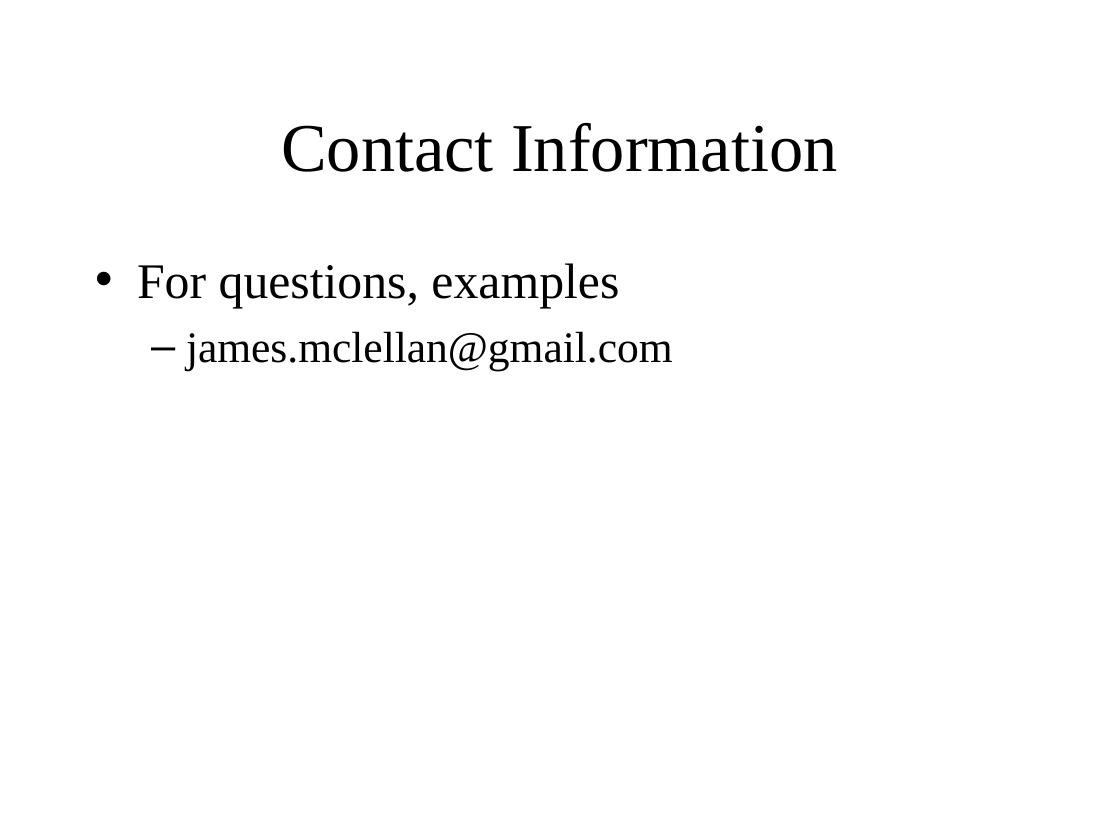
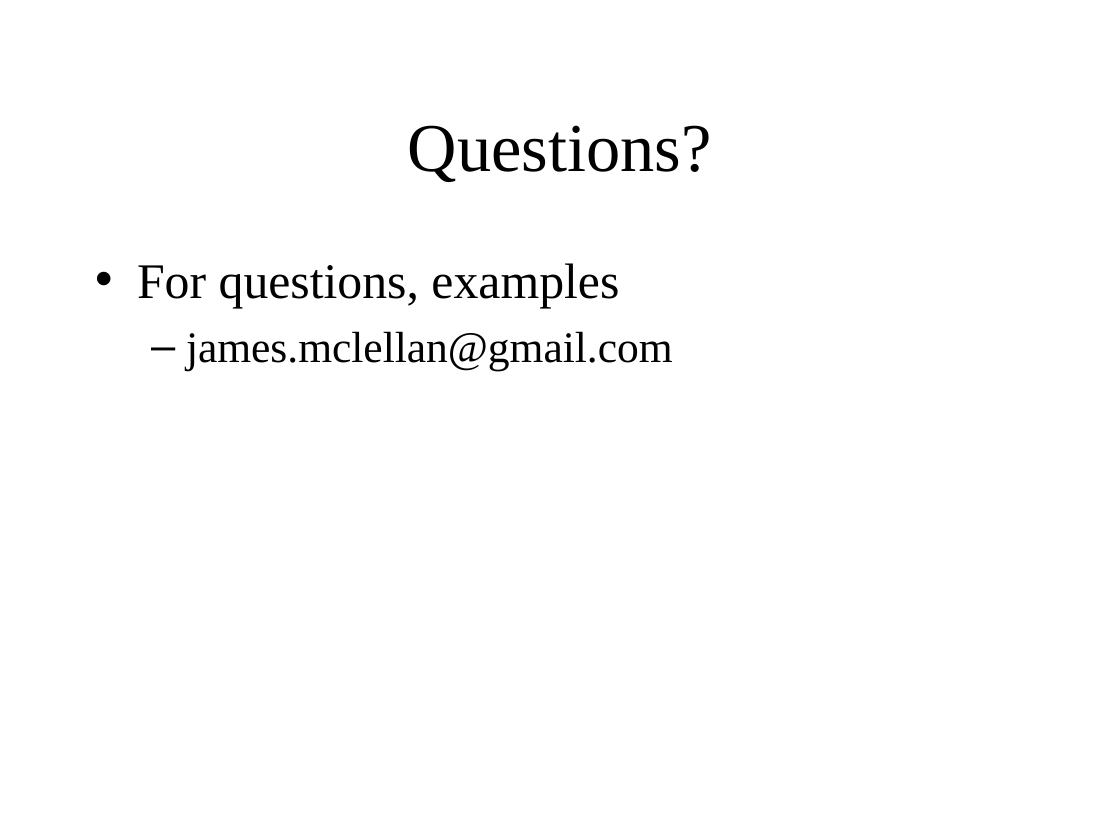
Before and after one commit to jamesmclellan/SimpleXNAGamePresentation, a slide deck: slide 30 of Presentation Slides/game-development-in-xna.ppt (slide 29 before the commit). Drawn at 1120x840 pixels with LibreOffice and Linux fonts; fonts in the diff are those of the drawing. Boxes give left, top, right and bottom in pixels: in the first picture for what was removed or moved away, otherwise in the second. Text is boxed around its words. In the diff, an @@ line names an element or a change of style, - is before the commit and + after.

```diff
--- a/Presentation Slides/game-development-in-xna.ppt
+++ b/Presentation Slides/game-development-in-xna.ppt
@@ title at [408,125,712,182]: text changed @@
-Contact Information
+Questions?
```
Also in this commit, not shown: 3 other slides changed, 1 slide added.
